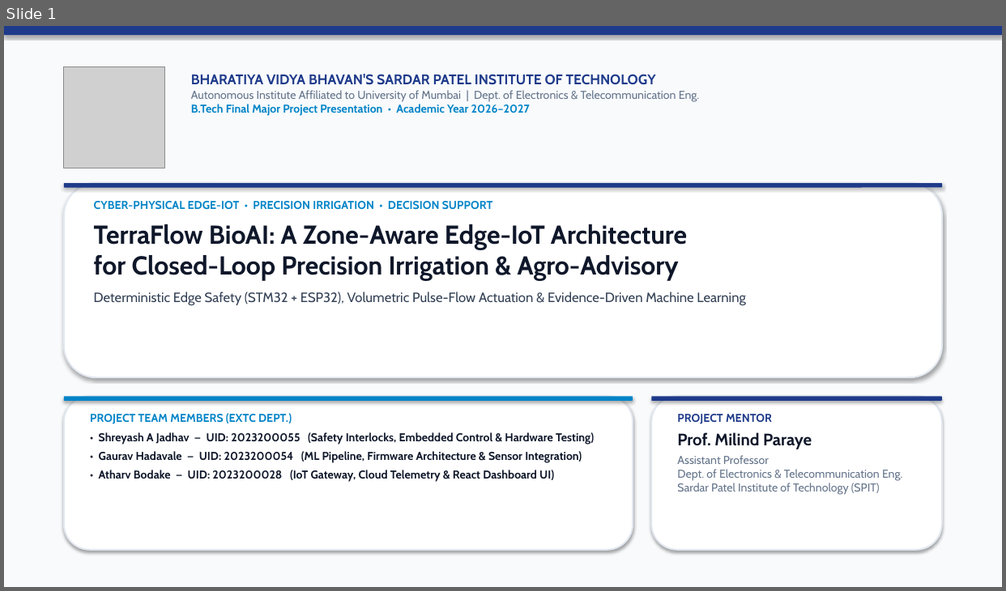
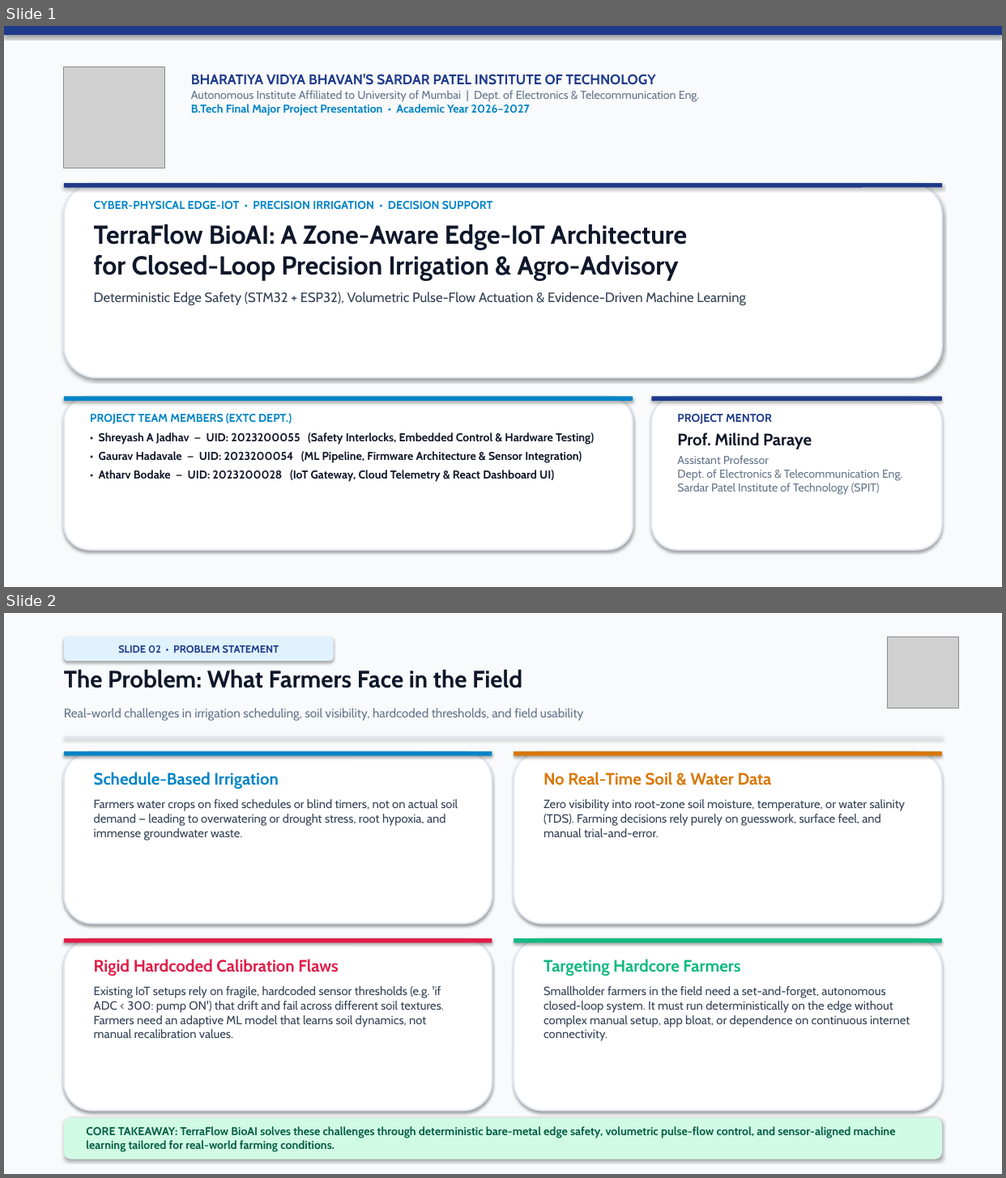
Before and after one commit to gauravhadavale07/TerraFlow_BioAI, a slide deck: TerraFlow_BioAI_Final_Presentation.pptx. Shown one above the other, each under a label of ours: slide 1 before the commit, slides 1 and 2 after it. The pictures are 1006x591 and 1006x1178 pixels, drawn with LibreOffice and Linux fonts; fonts in the diff are those of the drawing; grey boxes stand for pictures. Boxes give left, top, right and bottom in pixels: in the first picture for what was removed or moved away, otherwise in the second. Text is boxed around its words. In the diff, an @@ line names an element or a change of style, - is before the commit and + after.

```diff
--- a/TerraFlow_BioAI_Final_Presentation.pptx
+++ b/TerraFlow_BioAI_Final_Presentation.pptx
@@ slide 2 added at [4, 613, 1002, 1174], background #FFFFFF @@
@@ rectangle added at [4, 613, 1002, 1174], fill #F8FAFC @@
@@ rounded rectangle added at [64, 637, 334, 661], fill #E0F2FE, 10 pt, text #1E3A8A, bold @@
+SLIDE 02 • PROBLEM STATEMENT
@@ picture added at [888, 637, 958, 708] @@
@@ text added at [64, 670, 522, 688], 23 pt, text #0F172A, bold @@
+The Problem: What Farmers Face in the Field
@@ text added at [64, 708, 583, 721], 12 pt, text #64748B @@
+Real-world challenges in irrigation scheduling, soil visibility, hardcoded thresholds, and field usability
@@ rectangle added at [64, 736, 942, 738], fill #E2E8F0 @@
@@ rounded rectangle added at [64, 752, 492, 924], fill #FFFFFF, outline #E2E8F0 1.5 pt @@
@@ rounded rectangle added at [64, 752, 492, 756], fill #0284C7 @@
@@ rounded rectangle added at [513, 752, 942, 924], fill #FFFFFF, outline #E2E8F0 1.5 pt @@
@@ rounded rectangle added at [513, 752, 942, 756], fill #D97706 @@
@@ text added at [94, 772, 458, 841], 11.5 pt, text #334155 @@
+Schedule-Based Irrigation
+Farmers water crops on fixed schedules or blind timers, not on actual soil demand — leading to overwatering or drought stress, root hypoxia, and immense groundwater waste.
@@ text added at [543, 772, 906, 837], 11.5 pt, text #334155 @@
+No Real-Time Soil & Water Data
+Zero visibility into root-zone soil moisture, temperature, or water salinity (TDS). Farming decisions rely purely on guesswork, surface feel, and manual trial-and-error.
@@ rounded rectangle added at [64, 939, 492, 1111], fill #FFFFFF, outline #E2E8F0 1.5 pt @@
@@ rounded rectangle added at [64, 939, 492, 943], fill #E11D48 @@
@@ rounded rectangle added at [513, 939, 942, 1111], fill #FFFFFF, outline #E2E8F0 1.5 pt @@
@@ rounded rectangle added at [513, 939, 942, 943], fill #10B981 @@
@@ text added at [94, 959, 444, 1038], 11.5 pt, text #334155 @@
+Rigid Hardcoded Calibration Flaws
+Existing IoT setups rely on fragile, hardcoded sensor thresholds (e.g. 'if ADC < 300: pump ON') that drift and fail across different soil textures. Farmers need an adaptive ML model that learns soil dynamics, not manual recalibration values.
@@ text added at [543, 959, 910, 1041], 11.5 pt, text #334155 @@
+Targeting Hardcore Farmers
+Smallholder farmers in the field need a set-and-forget, autonomous closed-loop system. It must run deterministically on the edge without complex manual setup, app bloat, or dependence on continuous internet connectivity.
@@ rounded rectangle added at [64, 1118, 942, 1160], fill #D1FAE5 @@
@@ text added at [86, 1127, 896, 1152], 11 pt, text #065F46, bold @@
+CORE TAKEAWAY: TerraFlow BioAI solves these challenges through deterministic bare-metal edge safety, volumetric pulse-flow control, and sensor-aligned machine learning tailored for real-world farming conditions.
```
Also in this commit, not shown: 4 slides changed, 3 other slides added, 2 slides removed, 13 other files.
